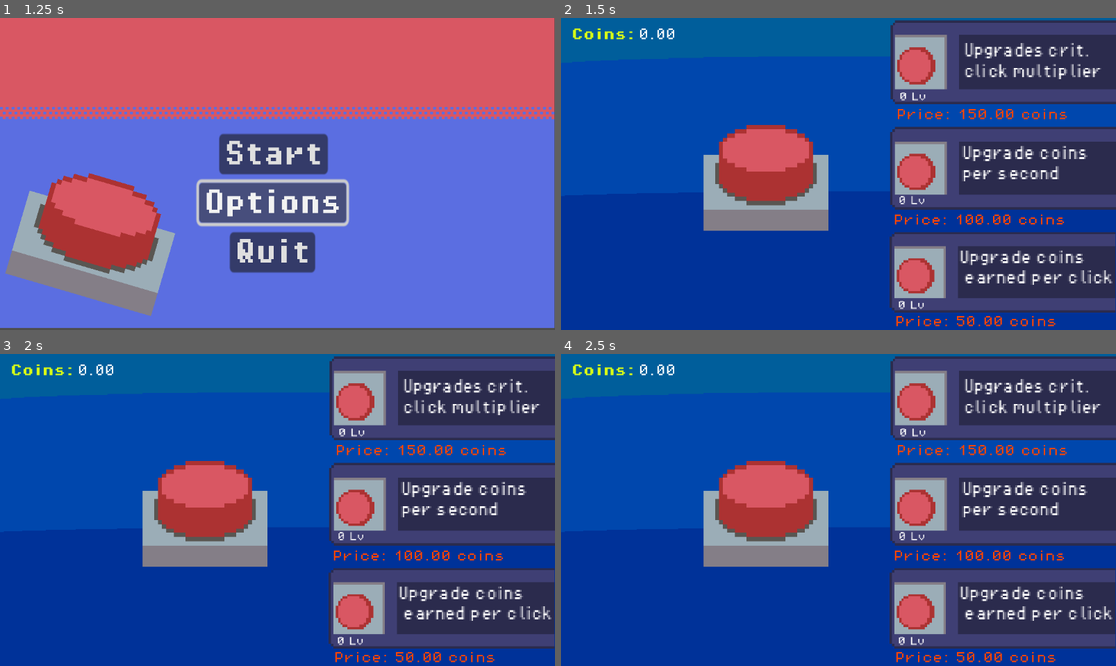
Above: before the commit, frames 1-4 (two rows, left to right).
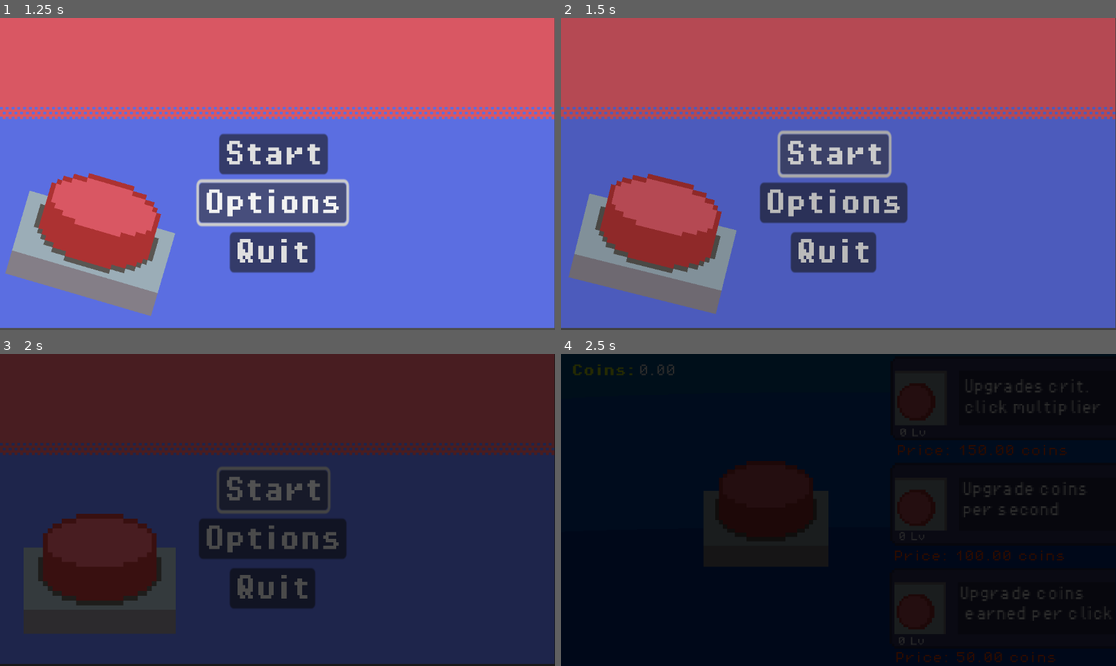
Above: after the commit, the same moments.

Repository: George101-dev/Click
Game: Godot game, scene res://main_menu.tscn
The game is run twice, just before and just after one commit, with the same random seed, the same clock (stepped at 60 frames per second) and the same inputs.
Inputs (mouse positions are in pixels of both pictures, inside the frame that each line leads up to):
- Up to frame 1 (1.25 s): click "Options" at 0.5 s
- Up to frame 2 (1.5 s): click "Start" at 1.25 s
- Up to frame 3 (2 s): no input
- Up to frame 4 (2.5 s): click (832, 491) at 2 s, where only the run after the commit has a clickable "Start"

Frame 1 is identical in both runs. In frame 2, 100% of the frame differs, in the area x 0-100%, y 0-100%; in frame 3, 91%; in frame 4, 100%.

Commit message:
main_menu_polish

Diff:
--- /dev/null
+++ b/fade_transition.tscn
@@ -0,0 +1,63 @@
+[gd_scene load_steps=5 format=3 uid="uid://cjtvnwbmnmcwn"]
+
+[sub_resource type="Animation" id="Animation_aud3v"]
+resource_name = "fade_in"
+tracks/0/type = "value"
+tracks/0/imported = false
+tracks/0/enabled = true
+tracks/0/path = NodePath(".:color")
+tracks/0/interp = 1
+tracks/0/loop_wrap = true
+tracks/0/keys = {
+"times": PackedFloat32Array(0, 1),
+"transitions": PackedFloat32Array(1, 1),
+"update": 0,
+"values": [Color(0, 0, 0, 0), Color(0, 0, 0, 1)]
+}
+
+[sub_resource type="Animation" id="Animation_5ggkw"]
+length = 0.001
+tracks/0/type = "value"
+tracks/0/imported = false
+tracks/0/enabled = true
+tracks/0/path = NodePath(".:color")
+tracks/0/interp = 1
+tracks/0/loop_wrap = true
+tracks/0/keys = {
+"times": PackedFloat32Array(0),
+"transitions": PackedFloat32Array(1),
+"update": 0,
+"values": [Color(0, 0, 0, 0)]
+}
+
+[sub_resource type="Animation" id="Animation_vp514"]
+resource_name = "fade_out"
+tracks/0/type = "value"
+tracks/0/imported = false
+tracks/0/enabled = true
+tracks/0/path = NodePath(".:color")
+tracks/0/interp = 1
+tracks/0/loop_wrap = true
+tracks/0/keys = {
+"times": PackedFloat32Array(0, 1),
+"transitions": PackedFloat32Array(1, 1),
+"update": 0,
+"values": [Color(0, 0, 0, 1), Color(0, 0, 0, 0)]
+}
+
+[sub_resource type="AnimationLibrary" id="AnimationLibrary_5j0pd"]
+_data = {
+&"RESET": SubResource("Animation_5ggkw"),
+&"fade_in": SubResource("Animation_aud3v"),
+&"fade_out": SubResource("Animation_vp514")
+}
+
+[node name="Fade_transition" type="ColorRect"]
+offset_right = 1175.0
+offset_bottom = 674.0
+color = Color(0, 0, 0, 0)
+
+[node name="AnimationPlayer" type="AnimationPlayer" parent="."]
+libraries = {
+&"": SubResource("AnimationLibrary_5j0pd")
+}
--- /dev/null
+++ b/main.gd
@@ -0,0 +1,7 @@
+extends Node2D
+
+func _ready() -> void:
+	$Fade_transition.show()
+	$Fade_transition/AnimationPlayer.play("fade_out")
+	await get_tree().create_timer(1).timeout
+	$Fade_transition.queue_free()
--- a/main.tscn
+++ b/main.tscn
@@ -1,12 +1,15 @@
-[gd_scene load_steps=6 format=3 uid="uid://dxo3n122t85w6"]
+[gd_scene load_steps=8 format=3 uid="uid://dxo3n122t85w6"]
 
 [ext_resource type="PackedScene" uid="uid://b4dtvwhcvx8vm" path="res://temporary_background.tscn" id="1_1bvp3"]
+[ext_resource type="Script" uid="uid://dkc5ytil6ad78" path="res://main.gd" id="1_272bh"]
 [ext_resource type="PackedScene" uid="uid://b3m2vv1xfwfu" path="res://button.tscn" id="1_ig7tw"]
 [ext_resource type="FontFile" uid="uid://cvknreo7pfwob" path="res://PixelOperator8.ttf" id="2_0xm2m"]
 [ext_resource type="FontFile" uid="uid://vh3a4o7wid0j" path="res://PixelOperator8-Bold.ttf" id="2_h2yge"]
 [ext_resource type="Texture2D" uid="uid://b64ck2uqypqym" path="res://Placeholder_Background_Sprite.png" id="2_lquwl"]
+[ext_resource type="PackedScene" uid="uid://cjtvnwbmnmcwn" path="res://fade_transition.tscn" id="7_5vw27"]
 
 [node name="Main" type="Node2D"]
+script = ExtResource("1_272bh")
 
 [node name="TemporaryBackground" parent="." instance=ExtResource("1_1bvp3")]
 position = Vector2(586, 288)
@@ -89,3 +92,6 @@
 theme_override_fonts/font = ExtResource("2_0xm2m")
 theme_override_font_sizes/font_size = 12
 text = "0 Lv"
+
+[node name="Fade_transition" parent="." instance=ExtResource("7_5vw27")]
+visible = false
--- a/main_menu.gd
+++ b/main_menu.gd
@@ -1,14 +1,33 @@
 extends Node2D
 
+var button_type = null
 
 func _on_start_pressed() -> void:
-	get_tree().change_scene_to_file("res://main.tscn")
-
+	button_type = "start"
+	$Fade_transition.show()
+	$Fade_transition/Fade_Timer.start()
+	$Fade_transition/AnimationPlayer.play("fade_in")
 
 func _on_options_pressed() -> void:
-	pass # Replace with function body.
+	#button_type = "options"
+	#$Fade_transition.show()
+	#$Fade_transition/Fade_Timer.start()
+	#$Fade_transition/AnimationPlayer.play("fade_in")
+	pass
 
 
 
 func _on_quit_pressed() -> void:
+	$Fade_transition.show()
+	$Fade_transition/Fade_Timer.start()
+	$Fade_transition/AnimationPlayer.play("fade_in")
+	await get_tree().create_timer(1).timeout
 	get_tree().quit()
+
+
+
+
+
+func _on_fade_timer_timeout() -> void:
+	if button_type == "start":
+		get_tree().change_scene_to_file("res://main.tscn")
--- a/main_menu.tscn
+++ b/main_menu.tscn
@@ -1,9 +1,25 @@
-[gd_scene load_steps=8 format=3 uid="uid://4c0t06odni6m"]
+[gd_scene load_steps=9 format=3 uid="uid://4c0t06odni6m"]
 
 [ext_resource type="Script" uid="uid://d26485djak7av" path="res://main_menu.gd" id="1_7vrkn"]
 [ext_resource type="FontFile" uid="uid://vh3a4o7wid0j" path="res://PixelOperator8-Bold.ttf" id="2_fu7sn"]
 [ext_resource type="Texture2D" uid="uid://suwdtdktciu8" path="res://MainMenu_background_Sprite.png" id="2_jix8l"]
 [ext_resource type="Texture2D" uid="uid://cyvkdpuiaon63" path="res://b.png" id="4_jix8l"]
+[ext_resource type="PackedScene" uid="uid://cjtvnwbmnmcwn" path="res://fade_transition.tscn" id="5_glbon"]
+
+[sub_resource type="Animation" id="Animation_glbon"]
+length = 0.001
+tracks/0/type = "value"
+tracks/0/imported = false
+tracks/0/enabled = true
+tracks/0/path = NodePath(".:rotation")
+tracks/0/interp = 1
+tracks/0/loop_wrap = true
+tracks/0/keys = {
+"times": PackedFloat32Array(0),
+"transitions": PackedFloat32Array(1),
+"update": 0,
+"values": [0.0]
+}
 
 [sub_resource type="Animation" id="Animation_jix8l"]
 resource_name = "new_animation"
@@ -19,21 +35,6 @@
 "transitions": PackedFloat32Array(1, 1),
 "update": 0,
 "values": [-0.326377, 0.326377]
-}
-
-[sub_resource type="Animation" id="Animation_glbon"]
-length = 0.001
-tracks/0/type = "value"
-tracks/0/imported = false
-tracks/0/enabled = true
-tracks/0/path = NodePath(".:rotation")
-tracks/0/interp = 1
-tracks/0/loop_wrap = true
-tracks/0/keys = {
-"times": PackedFloat32Array(0),
-"transitions": PackedFloat32Array(1),
-"update": 0,
-"values": [0.0]
 }
 
 [sub_resource type="AnimationLibrary" id="AnimationLibrary_nlkkf"]
@@ -104,6 +105,12 @@
 autoplay = "new_animation"
 speed_scale = 0.75
 
+[node name="Fade_transition" parent="." instance=ExtResource("5_glbon")]
+visible = false
+
+[node name="Fade_Timer" type="Timer" parent="Fade_transition"]
+
 [connection signal="pressed" from="Button manager/Start" to="." method="_on_start_pressed"]
 [connection signal="pressed" from="Button manager/Options" to="." method="_on_options_pressed"]
 [connection signal="pressed" from="Button manager/Quit" to="." method="_on_quit_pressed"]
+[connection signal="timeout" from="Fade_transition/Fade_Timer" to="." method="_on_fade_timer_timeout"]
Not shown, added: main.gd.uid
